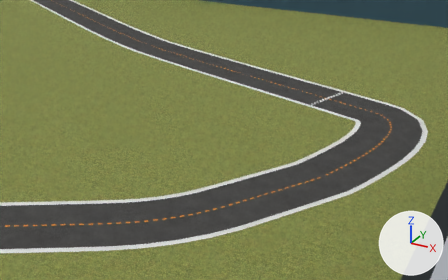
One commit to the COLLADA model bundle/meshes/2022_september_open_ccw/2022_september_open_ccw.dae: the scene before it, then after it.
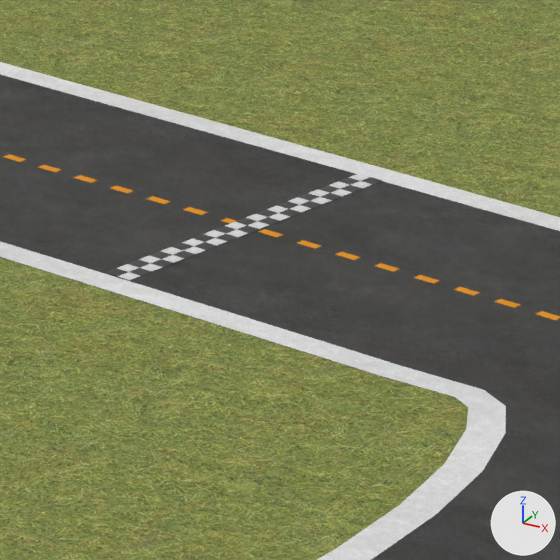
Each version is shown from a 50 mm lens placed at (9.56, -8.07, 3.61), pointed at (4.89, 0.42, -0.63), then close up on the part from 66% to 82% of the width and 25% to 51% of the height. Lighting does not change. The marker at lower right points along +X, +Y and +Z.

The scene before the commit, as lines of its bpy script (objects in view):
```python
me_fieldshape_mesh = bpy.data.meshes.new('fieldShape-mesh')
me_fieldshape_mesh.from_pydata(...)  # 4 vertices, 2 faces; spans x -8.9..8.9, y -7.9..7.8, z 0.0
me_fieldshape_mesh.materials.append(mat_field_materialref)  # picture img_field_png
me_olshape_mesh = bpy.data.meshes.new('olShape-mesh')
me_olshape_mesh.from_pydata(...)  # 300 vertices, 300 faces; spans x -7.17..7.17, y -6.1..6.1, z 0.0
me_olshape_mesh.materials.append(mat_ol_materialref)  # picture img_outerline_png
me_plane = bpy.data.meshes.new('Plane')
me_plane.from_pydata(...)  # 12 vertices, 6 faces; spans x -0.363..0.363, y -0.329..0.329, z 0.0
me_plane.materials.append(mat_startline)  # picture img_startline_png
ob_field = bpy.data.objects.new('field', me_fieldshape_mesh)
ob_field.location = (0.0, 0.0, 0.0)
ob_ol = bpy.data.objects.new('ol', me_olshape_mesh)
ob_ol.location = (0.0, 0.0, 0.0)
ob_startline = bpy.data.objects.new('StartLine', me_plane)
ob_startline.location = (6.283, 1.554, 0.003)
ob_startline.rotation_euler = (0.0, 0.0, 2.008)  # degrees (0, 0, 115)
# also in view: 'road' at (0.0, -0.01, 0.0); 'il' at (0.0, -0.01, 0.0); 'cl' at (0.0, -0.01, 0.0)
```
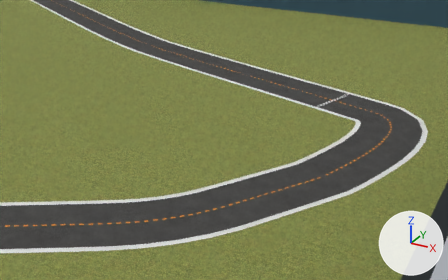
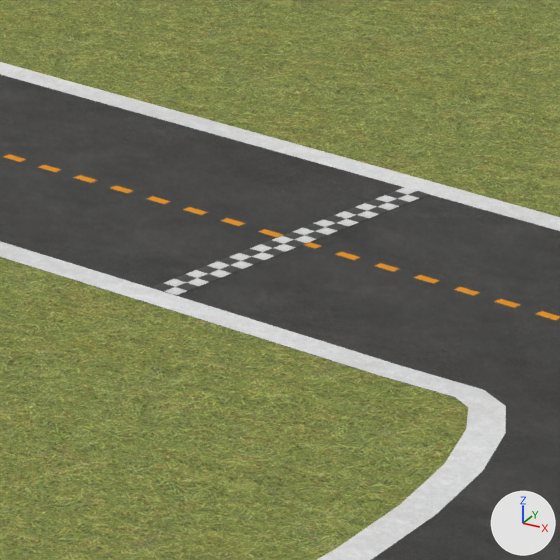
Pixel boxes (x1, y1, x2, y2) of what changed, in the close-ups (560 x 560 px):
'StartLine', moved, turned: before (105, 174, 383, 280); after (152, 187, 429, 295)

Diff of the bpy script that builds the scene:
```diff
--- a/bundle/meshes/2022_september_open_ccw/2022_september_open_ccw.dae.py
+++ b/bundle/meshes/2022_september_open_ccw/2022_september_open_ccw.dae.py
@@ ob_startline @@
 ob_startline = bpy.data.objects.new('StartLine', me_plane)
-ob_startline.location = (6.283, 1.554, 0.003)
-ob_startline.rotation_euler = (0.0, 0.0, 2.008)  # degrees (0, 0, 115)
+ob_startline.location = (6.405, 1.517, 0.003)
+ob_startline.rotation_euler = (0.0, 0.0, 2.005)  # degrees (0, 0, 115)
```
